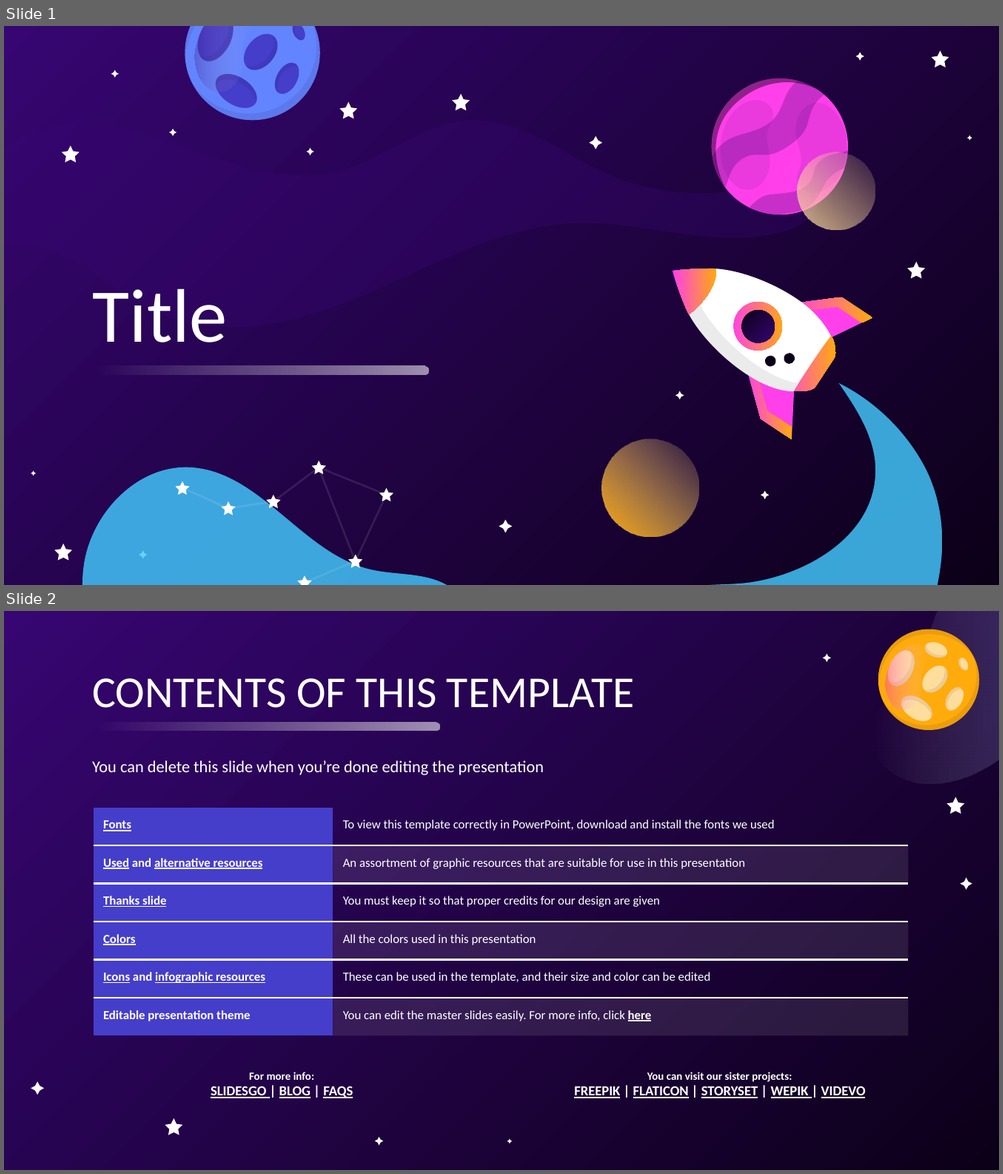
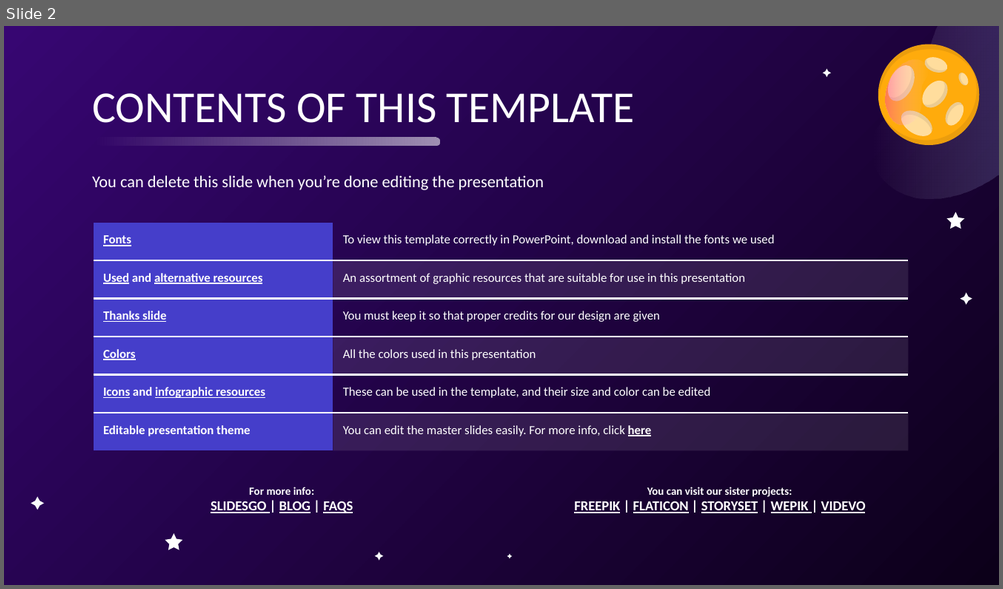
Before and after one commit to usedgenes/Rocketry-Curriculum, a slide deck: Beginner/Day 2/History of Rocketry.pptx. Shown one above the other, each under a label of ours: slides 1 and 2 before the commit, slide 2 after it. The pictures are 1003x1174 and 1003x589 pixels, drawn with LibreOffice and Linux fonts; fonts in the diff are those of the drawing. Boxes give left, top, right and bottom in pixels: in the first picture for what was removed or moved away, otherwise in the second. Text is boxed around its words. In the diff, an @@ line names an element or a change of style, - is before the commit and + after.

```diff
--- a/Beginner/Day 2/History of Rocketry.pptx
+++ b/Beginner/Day 2/History of Rocketry.pptx
@@ slide 1 removed at <box>4,26,999,585</box>, background gradient #0C0019 to #370672 @@
@@ group removed at <box>185,26,320,121</box>: 14 freeform shapes @@
@@ group removed at <box>111,70,602,156</box>: 4 freeform shapes @@
@@ freeform shape removed at <box>855,52,863,60</box> @@
@@ freeform shape removed at <box>931,51,949,67</box> @@
@@ freeform shape removed at <box>339,102,357,119</box> @@
@@ freeform shape removed at <box>452,93,469,110</box> @@
@@ freeform shape removed at <box>4,121,822,329</box> @@
@@ freeform shape removed at <box>967,136,972,141</box> @@
@@ freeform shape removed at <box>62,145,79,162</box> @@
@@ group removed at <box>692,79,875,230</box>: 7 freeform shapes, 1 ellipse @@
@@ freeform shape removed at <box>907,262,925,278</box> @@
@@ title removed at <box>93,289,227,343</box> @@
-Title
@@ group removed at <box>670,269,872,440</box>: 12 freeform shapes @@
@@ rounded rectangle removed at <box>94,366,429,375</box> @@
@@ freeform shape removed at <box>79,383,945,585</box> @@
@@ freeform shape removed at <box>675,391,684,400</box> @@
@@ ellipse removed at <box>602,440,699,537</box> @@
@@ freeform shape removed at <box>31,471,36,475</box> @@
@@ freeform shape removed at <box>760,491,769,500</box> @@
@@ freeform shape removed at <box>498,520,511,533</box> @@
@@ freeform shape removed at <box>55,544,73,561</box> @@
@@ freeform shape removed at <box>138,551,146,559</box> @@
@@ group removed at <box>175,460,393,585</box>: 9 freeform shapes @@
```
Also in this commit, not shown: 1 slide added, 27 other slides removed, 4 other files.
